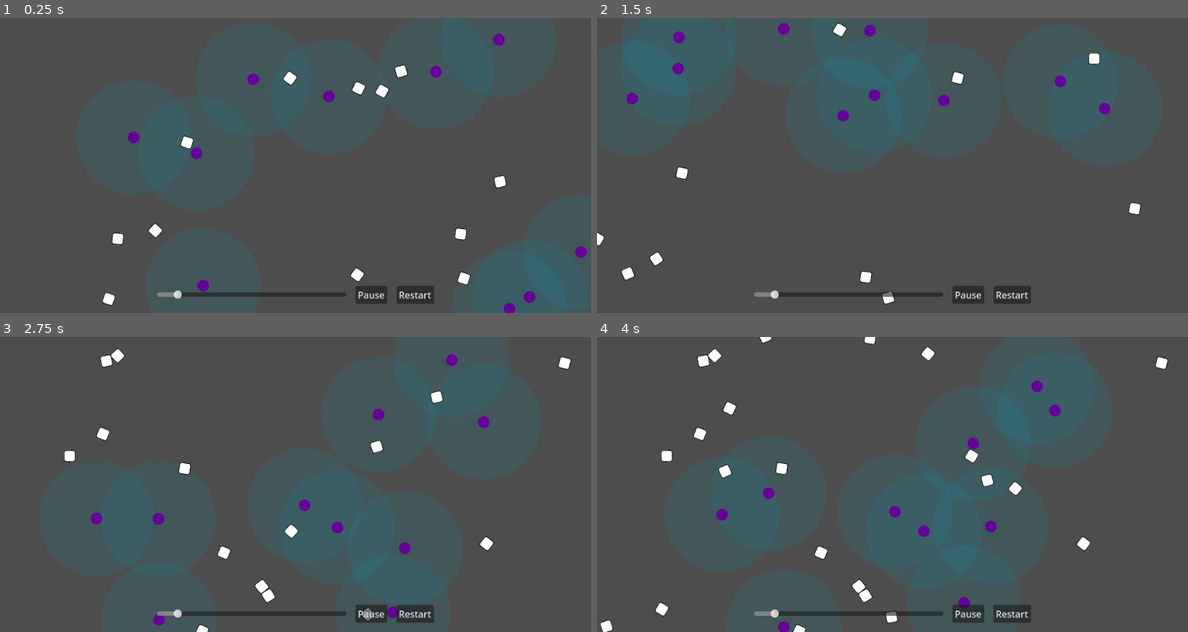
Above: before the commit, frames 1-4 (two rows, left to right).
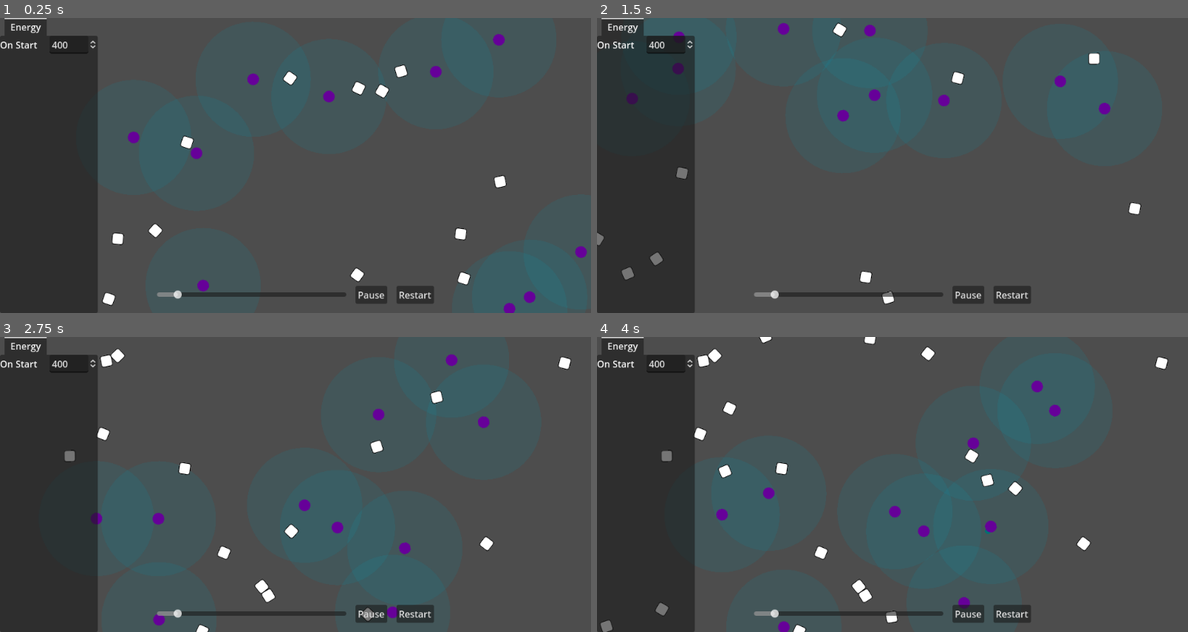
Above: after the commit, the same moments.

Repository: wivest/Natural-Selection
Game: Godot game, scene res://scenes/main.tscn
Same seed, same stepped clock (60 frames per second), same inputs: the game is played once before the commit and once after it.
Inputs:
- Up to frame 1 (0.25 s): no input
- Up to frame 2 (1.5 s): click "Restart" at 0.5 s; click "Restart" at 1.25 s
- Up to frame 3 (2.75 s): click "Restart" at 2 s
- Up to frame 4 (4 s): no input

The runs differ from the first frame. In frame 1, 16% of the frame differs, in the area x 0-17%, y 0-100%; in frame 2, 16%; in frame 3, 16%; in frame 4, 16%.

Commit message:
feat: create energy on start UI field

Diff:
--- a/scenes/main.tscn
+++ b/scenes/main.tscn
@@ -7,6 +7,8 @@
 [ext_resource type="PackedScene" uid="uid://bsncbn0rrt55v" path="res://ui/restart/restart.tscn" id="4_6v5ls"]
 [ext_resource type="PackedScene" uid="uid://c4uc05bacefnv" path="res://ui/speed/speed.tscn" id="4_u7l0g"]
 [ext_resource type="Script" path="res://ui/speed/speed.gd" id="5_cupa2"]
+[ext_resource type="PackedScene" uid="uid://sun71qj2svtq" path="res://ui/field/field.tscn" id="8_24pjn"]
+[ext_resource type="Script" path="res://ui/tab_container.gd" id="8_tvuuu"]
 
 [sub_resource type="Resource" id="Resource_s5ev0"]
 resource_local_to_scene = true
@@ -73,5 +75,24 @@
 [node name="Restart" parent="GUI/Parameters/BottomContainer/HBoxContainer" instance=ExtResource("4_6v5ls")]
 layout_mode = 2
 
+[node name="TabContainer" type="TabContainer" parent="GUI/Parameters"]
+layout_mode = 1
+anchors_preset = -1
+anchor_right = 0.1
+anchor_bottom = 1.0
+offset_right = 67.0
+grow_vertical = 2
+script = ExtResource("8_tvuuu")
+
+[node name="Energy" type="VBoxContainer" parent="GUI/Parameters/TabContainer"]
+layout_mode = 2
+
+[node name="OnStart" parent="GUI/Parameters/TabContainer/Energy" instance=ExtResource("8_24pjn")]
+layout_mode = 2
+field_name = "On Start"
+start = 400.0
+
 [connection signal="parameters_set" from="GUI/Parameters" to="GUI/Parameters/BottomContainer/HBoxContainer/Speed" method="_on_parameters_set"]
+[connection signal="parameters_set" from="GUI/Parameters" to="GUI/Parameters/TabContainer" method="_on_parameters_set"]
 [connection signal="value_changed" from="GUI/Parameters/BottomContainer/HBoxContainer/Speed" to="GUI/Parameters/BottomContainer/HBoxContainer/Speed" method="_on_value_changed"]
+[connection signal="field_changed" from="GUI/Parameters/TabContainer/Energy/OnStart" to="GUI/Parameters/TabContainer" method="_on_on_start_field_changed"]
--- /dev/null
+++ b/ui/tab_container.gd
@@ -0,0 +1,9 @@
+extends TabContainer
+
+var parameters: SimulationParameters
+
+func _on_parameters_set(p: SimulationParameters):
+	parameters = p
+
+func _on_on_start_field_changed(v: float):
+	parameters.energy_on_start = v
Not shown: 1 places in scenes/main.tscn that only renumber resources
